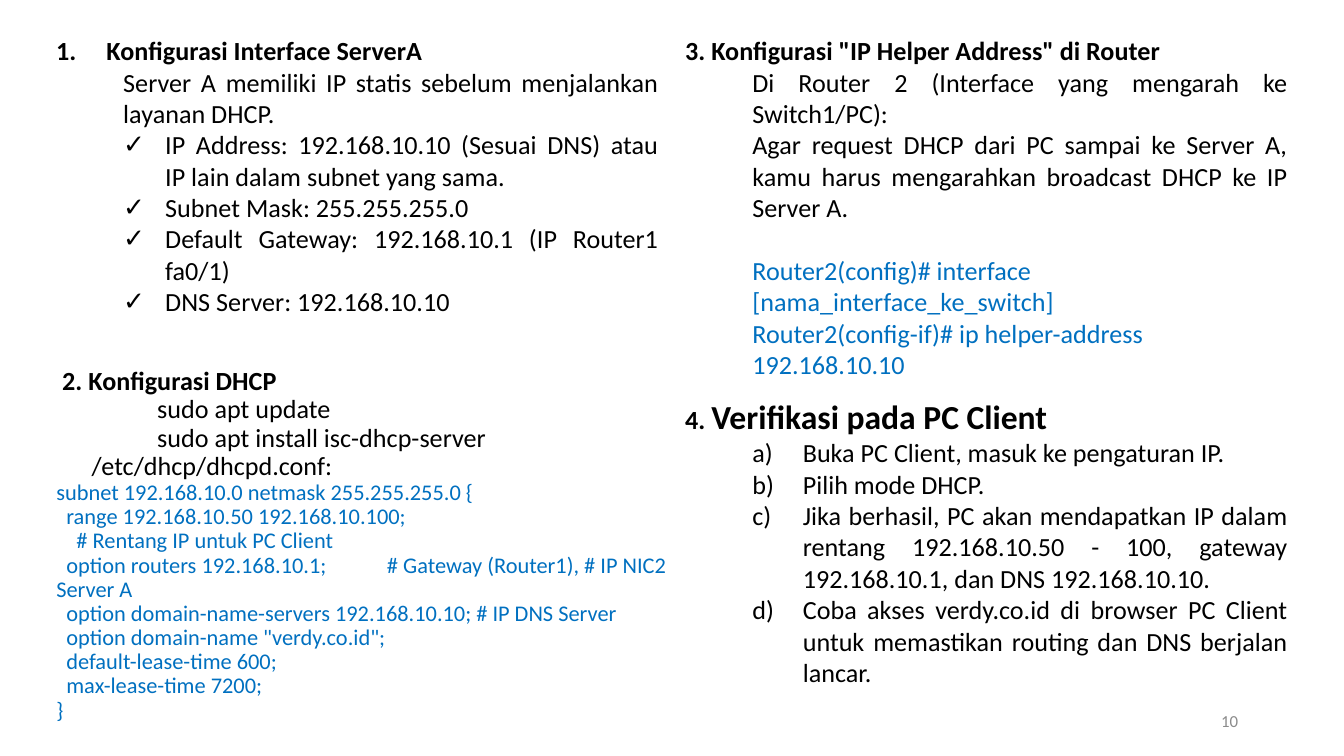
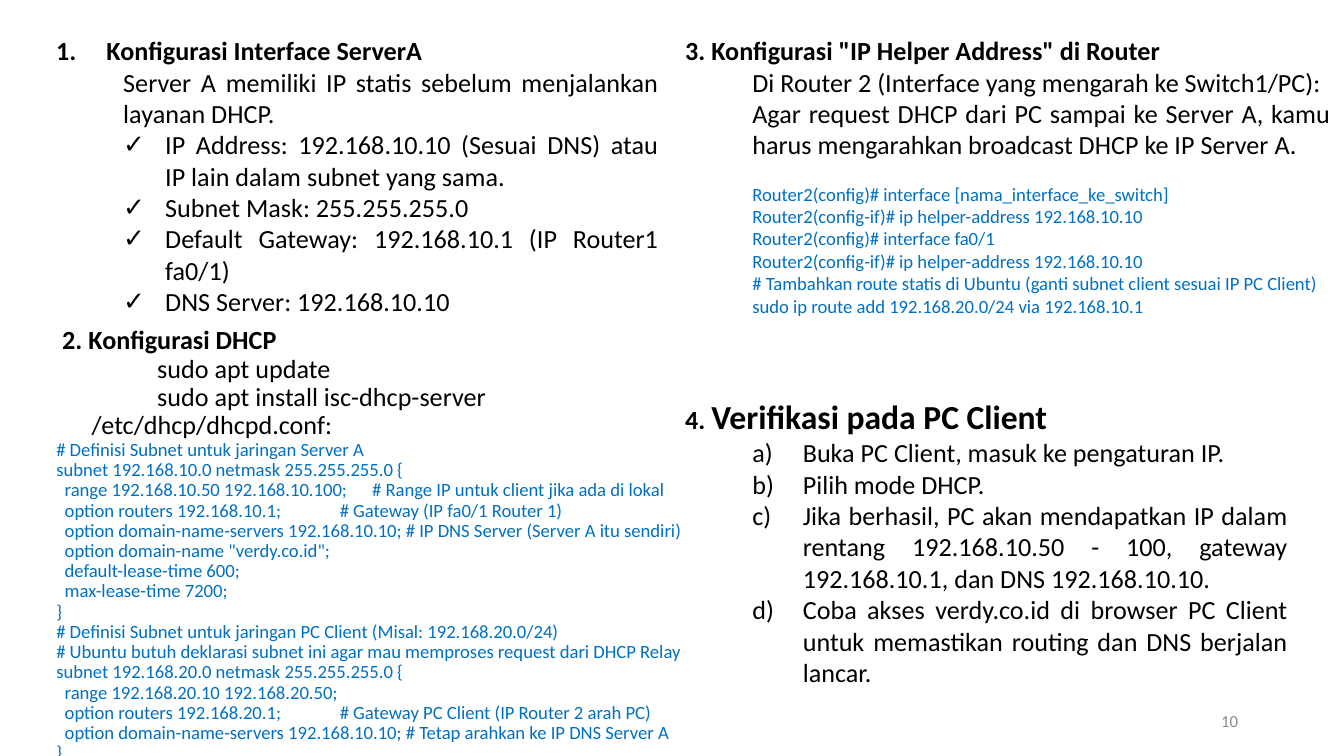
Before and after one commit to amelcharolinesgn2/ANJAR_CCNP_Lab, a slide deck: slide 10 of LAB_VMware_Ubuntu Server-DHCP-DNS-MailServer-Bin9.pptx. Drawn at 1344x756 pixels with LibreOffice and Linux fonts; fonts in the diff are those of the drawing. Boxes give left, top, right and bottom in pixels: in the first picture for what was removed or moved away, otherwise in the second. Text is boxed around its words. In the diff, an @@ line names an element or a change of style, - is before the commit and + after.

```diff
--- a/LAB_VMware_Ubuntu Server-DHCP-DNS-MailServer-Bin9.pptx
+++ b/LAB_VMware_Ubuntu Server-DHCP-DNS-MailServer-Bin9.pptx
@@ text at (752,187,1169,227): size 14 to 10 pt in "Router2(config)# interface [nama_interface_ke_switch]", "Router2(config-if)# ip helper-address 192.168.10.10" @@
@@ text at (752,231,1316,316): paragraphs added @@
+  Router2(config)# interface fa0/1
+  Router2(config-if)# ip helper-address 192.168.10.10
+  # Tambahkan route statis di Ubuntu (ganti subnet client sesuai IP PC Client)
+  sudo ip route add 192.168.20.0/24 via 192.168.10.1
@@ title at (56,330,681,742): text changed; size 12 to 10 pt @@
-2. Konfigurasi DHCP
-sudo apt update
-sudo apt install isc-dhcp-server
-/etc/dhcp/dhcpd.conf:
-subnet 192.168.10.0 netmask 255.255.255.0 {
-range 192.168.10.50 192.168.10.100;
-# Rentang IP untuk PC Client
-option routers 192.168.10.1; # Gateway (Router1), # IP NIC2 Server A
-option domain-name-servers 192.168.10.10; # IP DNS Server
-option domain-name "verdy.co.id";
-default-lease-time 600;
-max-lease-time 7200;
-}
+2. Konfigurasi DHCP
+sudo apt update
+sudo apt install isc-dhcp-server
+/etc/dhcp/dhcpd.conf:
+# Definisi Subnet untuk jaringan Server A
+subnet 192.168.10.0 netmask 255.255.255.0 {
+range 192.168.10.50 192.168.10.100; # Range IP untuk client jika ada di lokal
+option routers 192.168.10.1; # Gateway (IP fa0/1 Router 1)
+option domain-name-servers 192.168.10.10; # IP DNS Server (Server A itu sendiri)
+option domain-name "verdy.co.id";
+default-lease-time 600;
+max-lease-time 7200;
+}
+# Definisi Subnet untuk jaringan PC Client (Misal: 192.168.20.0/24)
+# Ubuntu butuh deklarasi subnet ini agar mau memproses request dari DHCP Relay
+subnet 192.168.20.0 netmask 255.255.255.0 {
+range 192.168.20.10 192.168.20.50;
+option routers 192.168.20.1; # Gateway PC Client (IP Router 2 arah PC)
+option domain-name-servers 192.168.10.10; # Tetap arahkan ke IP DNS Server A
+}
```
Also in this commit, not shown: 4 other slides changed.
